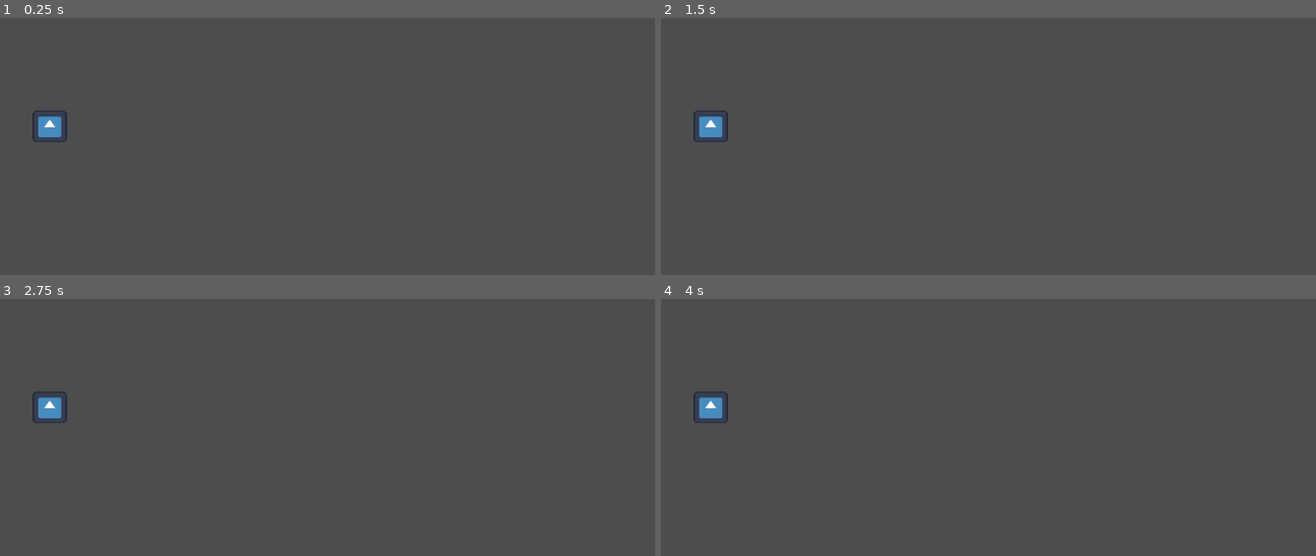
Above: before the commit, frames 1-4 (two rows, left to right).
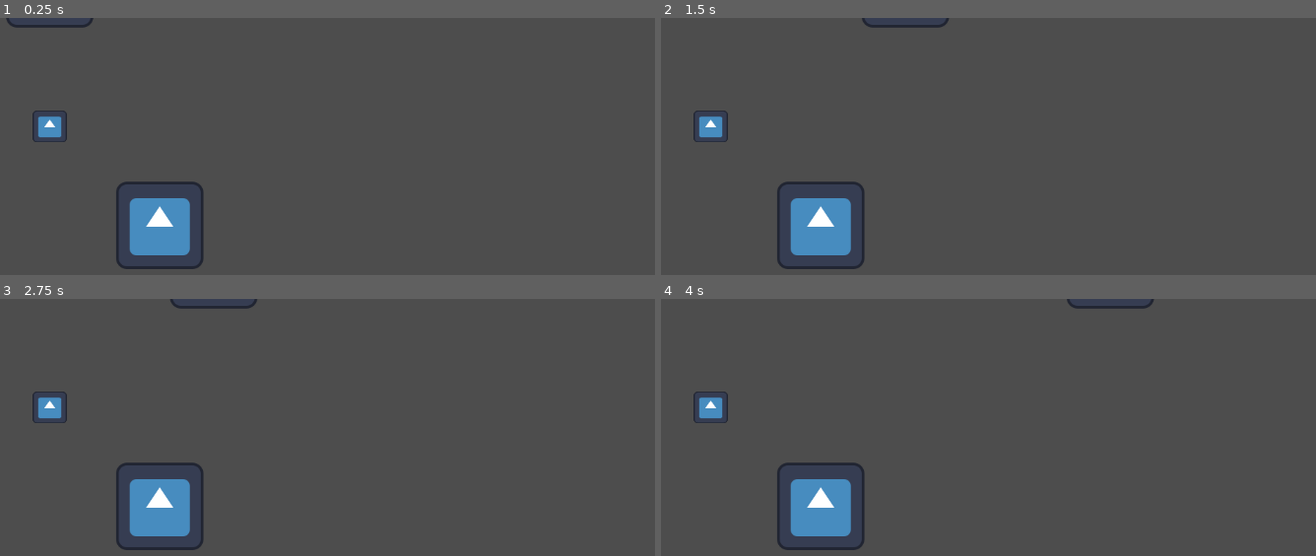
Above: after the commit, the same moments.

Repository: imanninen/test_godot
Game: Godot game, scene res://first_scene.tscn
Same seed, same stepped clock (60 frames per second), same inputs: the game is played once before the commit and once after it. The engine's default icon, where the game draws it, is replaced by a stand-in: a white triangle on a blue panel in a dark square.
Inputs:
- Up to frame 1 (0.25 s): no input
- Up to frame 2 (1.5 s): tap Enter (ui_accept) at 0.5, 0.6, 0.77, 1.07, 1.35 s; hold Right (ui_right) from 0.53 s (still down)
- Up to frame 3 (2.75 s): tap Enter (ui_accept) at 1.52, 1.82, 2.1 s; release Right (ui_right) at 2.03 s; hold Left (ui_left) from 2.03 s (still down)
- Up to frame 4 (4 s): release Left (ui_left) at 2.78 s; hold Right (ui_right) from 2.78 s (still down); tap Enter (ui_accept) at 2.85, 3.02, 3.32, 3.6, 3.77 s

The runs differ from the first frame. In frame 1, 2.8% of the frame differs, in the area x 0-32%, y 0-98%; in frame 2, 2.8%, in the area x 17-44%, y 0-98%; in frame 3, 2.8%; in frame 4, 2.8%.

Commit message:
add some working motion in sprite_move.gd

Diff:
--- a/aboba.gd
+++ b/aboba.gd
@@ -8,6 +8,4 @@
 
 # Called every frame. 'delta' is the elapsed time since the previous frame.
 func _process(delta):
-	gg += 1
-	if gg % 60 == 0:
-		print(gg)
+	pass
--- a/first_scene.tscn
+++ b/first_scene.tscn
@@ -1,10 +1,15 @@
-[gd_scene load_steps=4 format=3 uid="uid://o8lx8vysihq2"]
+[gd_scene load_steps=8 format=3 uid="uid://o8lx8vysihq2"]
 
 [ext_resource type="Script" path="res://aboba.gd" id="1_1bp27"]
 [ext_resource type="Texture2D" uid="uid://dky24olesx0cv" path="res://icon.svg" id="1_lse16"]
+[ext_resource type="Script" path="res://input_nandle.gd" id="3_i4f1x"]
+[ext_resource type="Script" path="res://test_moving.gd" id="4_aqvcn"]
+[ext_resource type="Script" path="res://sprite_move.gd" id="5_aabp0"]
 
 [sub_resource type="CircleShape2D" id="CircleShape2D_krk70"]
 radius = 26.0768
+
+[sub_resource type="CircleShape2D" id="CircleShape2D_xm6ma"]
 
 [node name="Node2D" type="Node2D"]
 
@@ -20,3 +25,21 @@
 position = Vector2(0, 1)
 scale = Vector2(0.390625, 0.363281)
 texture = ExtResource("1_lse16")
+
+[node name="Node" type="Node" parent="."]
+script = ExtResource("3_i4f1x")
+
+[node name="CharacterBody2D" type="CharacterBody2D" parent="."]
+script = ExtResource("4_aqvcn")
+
+[node name="CollisionShape2D" type="CollisionShape2D" parent="CharacterBody2D"]
+shape = SubResource("CircleShape2D_xm6ma")
+
+[node name="Sprite2D" type="Sprite2D" parent="CharacterBody2D"]
+position = Vector2(266, -50)
+texture = ExtResource("1_lse16")
+
+[node name="Sprite2D" type="Sprite2D" parent="."]
+position = Vector2(427, 304)
+texture = ExtResource("1_lse16")
+script = ExtResource("5_aabp0")
--- /dev/null
+++ b/input_nandle.gd
@@ -0,0 +1,30 @@
+extends Node
+
+
+# Called when the node enters the scene tree for the first time.
+func _ready():
+	pass # Replace with function body.
+
+
+# Called every frame. 'delta' is the elapsed time since the previous frame.
+func _process(delta):
+	pass
+
+func move(direction: String):
+	pass
+
+func triggerKey(key: String):
+	match key:
+		"a":
+			move("left")
+		"d":
+			move("right")
+		"w":
+			move("up")
+		"s":
+			move("down")
+
+
+func _input(event):
+	if event is InputEventKey:
+		triggerKey(event.as_text())
--- /dev/null
+++ b/sprite_move.gd
@@ -0,0 +1,32 @@
+extends Sprite2D
+
+var speed = 400
+# Called when the node enters the scene tree for the first time.
+func _ready():
+	pass # Replace with function body.
+
+
+
+# Called every frame. 'delta' is the elapsed time since the previous frame.
+func _process(delta):
+	pass
+
+func move(direction):
+	global_position += direction
+
+func triggerKey(key: String):
+	match key:
+		"A":
+			move(Vector2(-10, 0))
+		"D":
+			move(Vector2(10, 0))
+		"W":
+			move(Vector2(0, -10))
+		"S":
+			move(Vector2(0, 10))
+
+
+func _input(event):
+	print(event.as_text())
+	if event is InputEventKey:
+		triggerKey(event.as_text())
--- /dev/null
+++ b/test_moving.gd
@@ -0,0 +1,28 @@
+extends CharacterBody2D
+
+
+const SPEED = 300.0
+const JUMP_VELOCITY = -400.0
+
+# Get the gravity from the project settings to be synced with RigidBody nodes.
+var gravity = 0 # ProjectSettings.get_setting("physics/2d/default_gravity")
+
+
+func _physics_process(delta):
+	# Add the gravity.
+	if not is_on_floor():
+		velocity.y += gravity * delta
+
+	# Handle jump.
+	if Input.is_action_just_pressed("ui_accept") and is_on_floor():
+		velocity.y = JUMP_VELOCITY
+
+	# Get the input direction and handle the movement/deceleration.
+	# As good practice, you should replace UI actions with custom gameplay actions.
+	var direction = Input.get_axis("ui_left", "ui_right")
+	if direction:
+		velocity.x = direction * SPEED
+	else:
+		velocity.x = move_toward(velocity.x, 0, SPEED)
+
+	move_and_slide()
